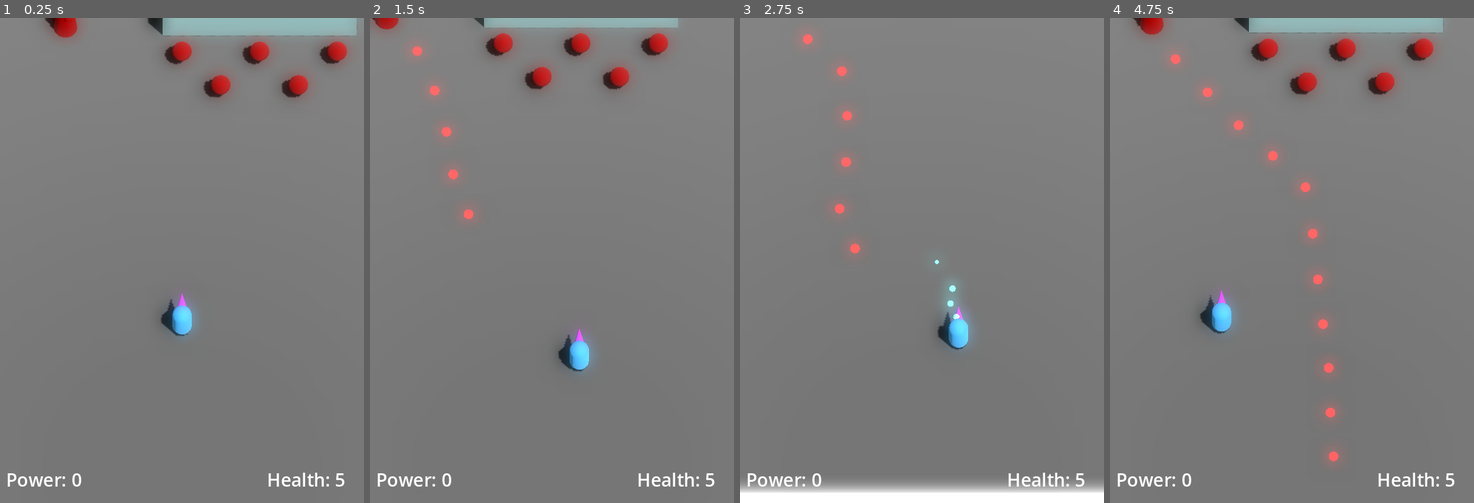
Above: before the commit, frames 1-4 (left to right).
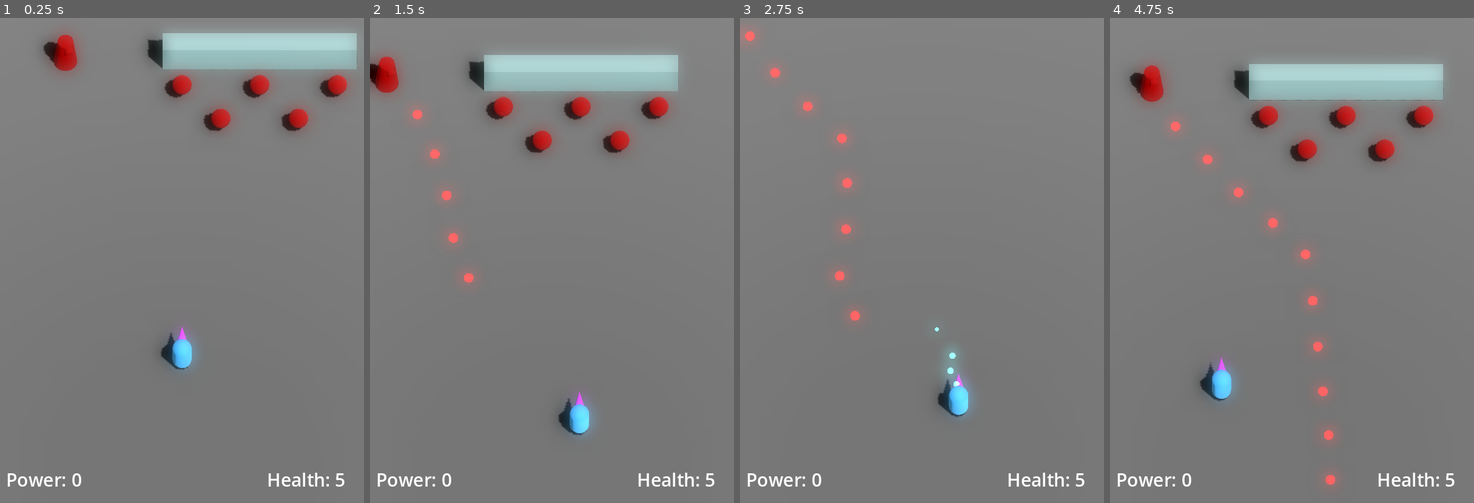
Above: after the commit, the same moments.

Repository: JackEvans24/bullet-absorb
Game: Godot game, scene res://scenes/main.tscn
Same seed, same stepped clock (60 frames per second), same inputs: the game is played once before the commit and once after it.
Inputs:
- Up to frame 1 (0.25 s): no input
- Up to frame 2 (1.5 s): hold Right (move_right) 0.53-1.28 s; hold K (absorb) 0.53-1.28 s; hold Down (move_back) from 1.28 s (still down); tap J (fire) at 1.35 s
- Up to frame 3 (2.75 s): release Down (move_back) at 2.03 s; hold Right (move_right) from 2.03 s (still down); hold K (absorb) from 2.03 s (still down)
- Up to frame 4 (4.75 s): release Right (move_right) at 2.78 s; release K (absorb) at 2.78 s; hold Up (move_forward) 2.78-3.53 s; tap J (fire) at 2.85, 4.35 s; hold K (absorb) 3.53-4.28 s; hold Left (move_left) from 3.53 s (still down)

The runs differ from the first frame. In frame 1, 9.6% of the frame differs, in the area x 11-99%, y 0-73%; in frame 2, 10%; in frame 3, 6.4%; in frame 4, 12%, in the area x 5-92%, y 0-97%.

Commit message:
feat: use point in front of the player for camera follow

Diff:
--- a/prefabs/player.tscn
+++ b/prefabs/player.tscn
@@ -152,6 +152,9 @@
 process_material = SubResource("ParticleProcessMaterial_wwwn5")
 draw_pass_1 = SubResource("SphereMesh_3tq4p")
 
+[node name="CameraFollowPoint" type="Node3D" parent="Pivot"]
+transform = Transform3D(1, 0, 0, 0, 1, 0, 0, 0, 1, 0, 0, -4)
+
 [node name="GroundDetection" type="CollisionShape3D" parent="."]
 shape = ExtResource("11_p7nyd")
 
--- a/scripts/main.gd
+++ b/scripts/main.gd
@@ -6,7 +6,7 @@
 @onready var turret: Turret = $Turret
 
 func _ready():
-	player_camera.target = player
+	player_camera.target = player.camera_follow_point
 	turret.target = player
 
 	player.damage_taken.connect(_on_damage_taken)
--- a/scripts/mechanics/player/player.gd
+++ b/scripts/mechanics/player/player.gd
@@ -12,6 +12,7 @@
 @onready var aim: PlayerAim = $Aim
 @onready var absorb: Absorb = $Absorb
 @onready var body: PlayerBody = $Pivot
+@onready var camera_follow_point: Node3D = $Pivot/CameraFollowPoint
 @onready var hit_detection: Area3D = $HitDetection
 @onready var ground_detection: CollisionShape3D = $GroundDetection
 
